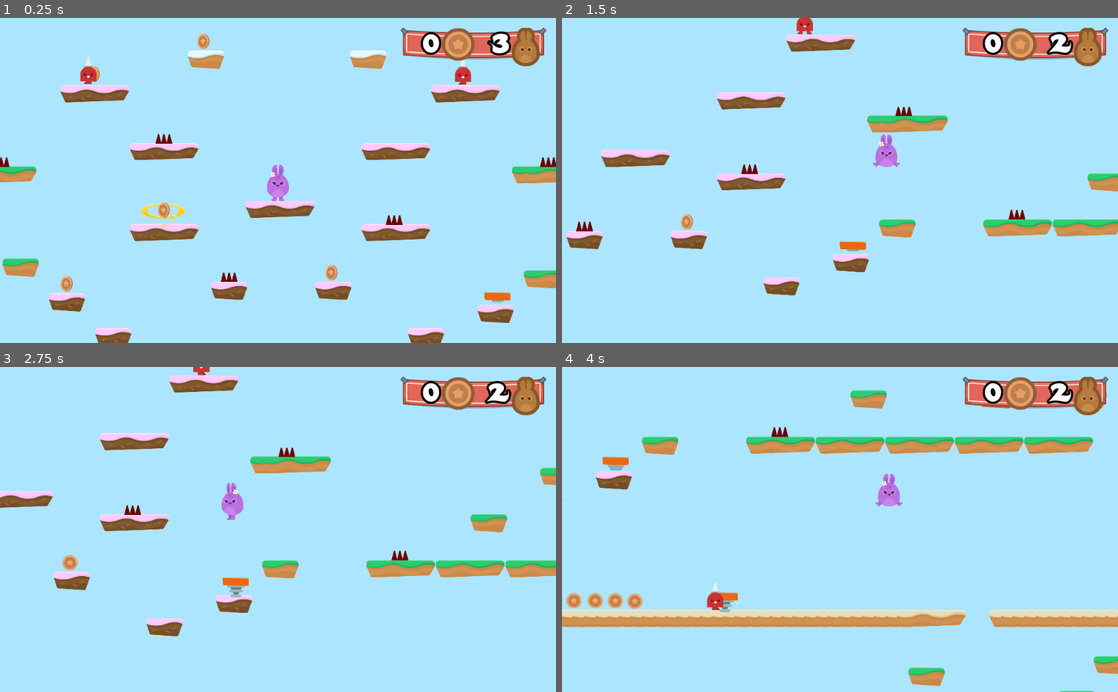
Above: before the commit, frames 1-4 (two rows, left to right).
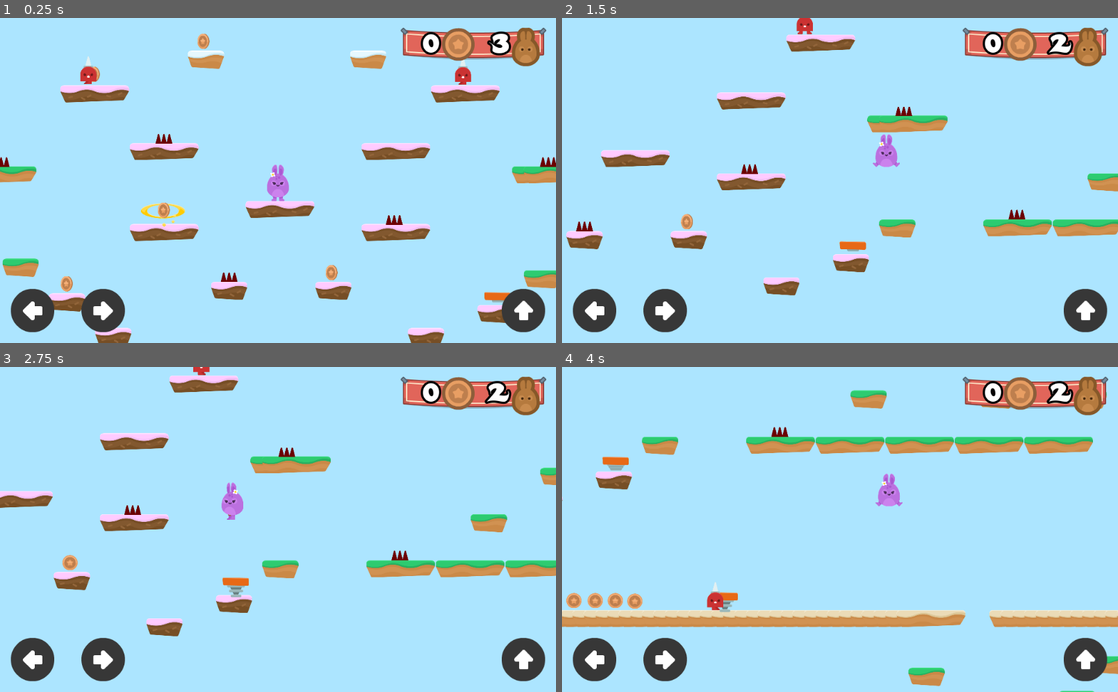
Above: after the commit, the same moments.

Repository: alexandrepeluchi/godot-udemy
Game: Godot game, scene res://Levels/Level1.tscn
The game is run twice, just before and just after one commit, with the same random seed, the same clock (stepped at 60 frames per second) and the same inputs.
Inputs:
- Up to frame 1 (0.25 s): no input
- Up to frame 2 (1.5 s): hold D (right) from 0.53 s (still down); tap W (jump) at 0.77 s
- Up to frame 3 (2.75 s): tap W (jump) at 1.52 s; release D (right) at 2.03 s; hold A (left) from 2.03 s (still down)
- Up to frame 4 (4 s): release A (left) at 2.78 s; hold D (right) from 2.78 s (still down); tap W (jump) at 3.02, 3.77 s

The runs differ from the first frame. In frame 1, 2.5% of the frame differs, in the area x 1-99%, y 83-97%; in frame 2, 2.5%; in frame 3, 2.5%; in frame 4, 2.5%.

Commit message:
Importando os botoes pra mobile e adicionado na GUI

Diff:
--- a/Hoppy Days/GUI/GUI.gd
+++ b/Hoppy Days/GUI/GUI.gd
@@ -1,5 +1,5 @@
 extends CanvasLayer
 
 func update_GUI(lives_left, coins):
-	$Control/TextureRect/HBoxContainer/LifeCount.text = str(lives_left)
-	$Control/TextureRect/HBoxContainer/CoinCount.text = str(coins)
+	$Pontuacao/TextureRect/HBoxContainer/LifeCount.text = str(lives_left)
+	$Pontuacao/TextureRect/HBoxContainer/CoinCount.text = str(coins)
--- a/Hoppy Days/GUI/GUI.tscn
+++ b/Hoppy Days/GUI/GUI.tscn
@@ -1,10 +1,13 @@
-[gd_scene load_steps=7 format=2]
+[gd_scene load_steps=10 format=2]
 
 [ext_resource path="res://GFX/HUD/bannerHanging.png" type="Texture" id=1]
 [ext_resource path="res://GFX/HUD/lifes.png" type="Texture" id=2]
 [ext_resource path="res://GFX/HUD/coin_bronze.png" type="Texture" id=3]
 [ext_resource path="res://Fonts/candles_.ttf" type="DynamicFontData" id=4]
 [ext_resource path="res://GUI/GUI.gd" type="Script" id=5]
+[ext_resource path="res://GFX/Controls/left.png" type="Texture" id=6]
+[ext_resource path="res://GFX/Controls/right.png" type="Texture" id=7]
+[ext_resource path="res://GFX/Controls/up.png" type="Texture" id=8]
 
 [sub_resource type="DynamicFont" id=1]
 size = 48
@@ -18,14 +21,14 @@
 ]]
 script = ExtResource( 5 )
 
-[node name="Control" type="Control" parent="."]
+[node name="Pontuacao" type="Control" parent="."]
 anchor_right = 1.0
 anchor_bottom = 1.0
 __meta__ = {
 "_edit_use_anchors_": false
 }
 
-[node name="TextureRect" type="TextureRect" parent="Control"]
+[node name="TextureRect" type="TextureRect" parent="Pontuacao"]
 anchor_left = 1.0
 anchor_right = 1.0
 margin_left = -286.0
@@ -36,7 +39,7 @@
 "_edit_use_anchors_": false
 }
 
-[node name="HBoxContainer" type="HBoxContainer" parent="Control/TextureRect"]
+[node name="HBoxContainer" type="HBoxContainer" parent="Pontuacao/TextureRect"]
 anchor_right = 1.0
 anchor_bottom = 1.0
 margin_left = 12.0
@@ -47,7 +50,7 @@
 "_edit_use_anchors_": false
 }
 
-[node name="CoinCount" type="Label" parent="Control/TextureRect/HBoxContainer"]
+[node name="CoinCount" type="Label" parent="Pontuacao/TextureRect/HBoxContainer"]
 margin_top = 4.0
 margin_right = 60.0
 margin_bottom = 66.0
@@ -56,13 +59,13 @@
 text = "0"
 align = 2
 
-[node name="CoinIcon" type="TextureRect" parent="Control/TextureRect/HBoxContainer"]
+[node name="CoinIcon" type="TextureRect" parent="Pontuacao/TextureRect/HBoxContainer"]
 margin_left = 64.0
 margin_right = 124.0
 margin_bottom = 71.0
 texture = ExtResource( 3 )
 
-[node name="LifeCount" type="Label" parent="Control/TextureRect/HBoxContainer"]
+[node name="LifeCount" type="Label" parent="Pontuacao/TextureRect/HBoxContainer"]
 margin_left = 128.0
 margin_top = 4.0
 margin_right = 188.0
@@ -72,8 +75,22 @@
 text = "0"
 align = 2
 
-[node name="LifeIcon" type="TextureRect" parent="Control/TextureRect/HBoxContainer"]
+[node name="LifeIcon" type="TextureRect" parent="Pontuacao/TextureRect/HBoxContainer"]
 margin_left = 192.0
 margin_right = 244.0
 margin_bottom = 71.0
 texture = ExtResource( 2 )
+
+[node name="Gamepad" type="Node2D" parent="."]
+
+[node name="Left" type="TouchScreenButton" parent="Gamepad"]
+position = Vector2( 20, 500 )
+normal = ExtResource( 6 )
+
+[node name="Right" type="TouchScreenButton" parent="Gamepad"]
+position = Vector2( 150, 500 )
+normal = ExtResource( 7 )
+
+[node name="Up" type="TouchScreenButton" parent="Gamepad"]
+position = Vector2( 923.941, 500 )
+normal = ExtResource( 8 )
Binary file added: Hoppy Days/GFX/Controls/left.png
Not shown, added: Hoppy Days/GFX/Controls/left.png.import
Binary file added: Hoppy Days/GFX/Controls/right.png
Not shown, added: Hoppy Days/GFX/Controls/right.png.import
Binary file added: Hoppy Days/GFX/Controls/up.png
Not shown, added: Hoppy Days/GFX/Controls/up.png.import
